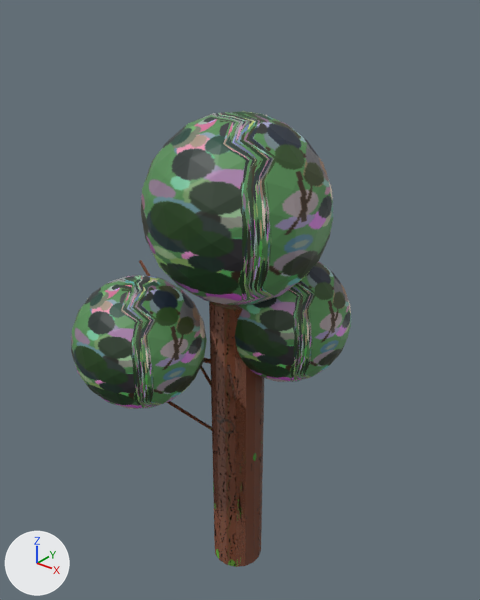
Two versions of the glTF model assets/models/trees/tree_10.glb, one commit apart.
Camera for both pictures: a 50 mm camera at (1.89, -2.34, 3.14) aimed at (-0.06, 0.09, 1.64). Arrows for +X, +Y and +Z are at lower left; the lights stay in place. Where no turn or scale is listed for an object, it has been applied to the vertices. Vertices at the same position are counted once.

The scene before the commit, as lines of its bpy script (objects in view):
```python
ob_tree_10_branch2 = bpy.data.objects.new('tree_10_branch2', me_tree_10_branch2)
ob_tree_10_branch2.location = (0.0, 0.0, 0.0)
ob_tree_10_crown0 = bpy.data.objects.new('tree_10_crown0', me_tree_10_crown0)
ob_tree_10_crown0.location = (0.0, 0.0, 0.0)
ob_tree_10_crown1 = bpy.data.objects.new('tree_10_crown1', me_tree_10_crown1)
ob_tree_10_crown1.location = (0.0, 0.0, 0.0)
ob_tree_10_crown2 = bpy.data.objects.new('tree_10_crown2', me_tree_10_crown2)
ob_tree_10_crown2.location = (0.0, 0.0, 0.0)
ob_tree_10_trunk = bpy.data.objects.new('tree_10_trunk', me_tree_10_trunk)
ob_tree_10_trunk.location = (0.0, 0.0, 0.0)
```
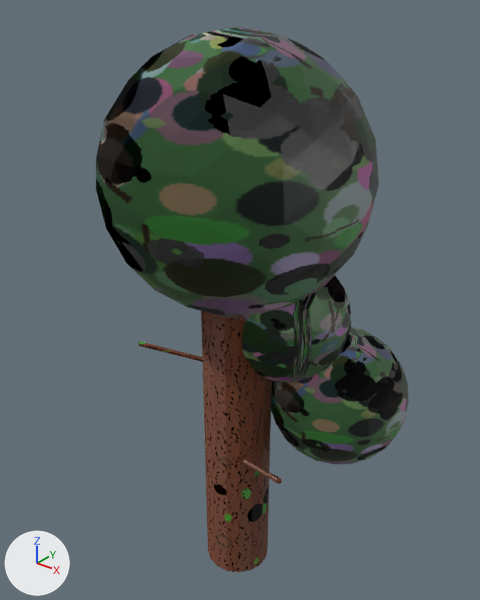
What changed in the scene script:
```text
Add img_tree_10_crown_bump:
    img_tree_10_crown_bump = load_image('tree_10_crown_bump', '_unpacked/tree_10_crown_bump', 256, 256, 'Non-Color')
Change mat_mat_tree_10_crown0:
    add n3 = _N.new('ShaderNodeNormalMap'); n3.name = 'Normal Map'
    add n3.uv_map = 'UVMap'
    add n4 = _N.new('ShaderNodeTexImage'); n4.name = 'Image Texture.001'
    add n4.image = img_tree_10_crown_bump
    where n0 = _N.new('ShaderNodeBsdfPrincipled'); n0.name = 'Principled BSDF'
    add _L.new(n3.outputs[0], n0.inputs[5])  # 'Normal' to 'Normal'
    add _L.new(n4.outputs[0], n3.inputs[1])  # 'Color' to 'Color'
Change mat_mat_tree_10_crown1:
    add n3 = _N.new('ShaderNodeNormalMap'); n3.name = 'Normal Map'
    add n3.uv_map = 'UVMap'
    add n4 = _N.new('ShaderNodeTexImage'); n4.name = 'Image Texture.001'
    add n4.image = img_tree_10_crown_bump
    where n0 = _N.new('ShaderNodeBsdfPrincipled'); n0.name = 'Principled BSDF'
    add _L.new(n3.outputs[0], n0.inputs[5])  # 'Normal' to 'Normal'
    add _L.new(n4.outputs[0], n3.inputs[1])  # 'Color' to 'Color'
Change mat_mat_tree_10_crown2:
    add n3 = _N.new('ShaderNodeNormalMap'); n3.name = 'Normal Map'
    add n3.uv_map = 'UVMap'
    add n4 = _N.new('ShaderNodeTexImage'); n4.name = 'Image Texture.001'
    add n4.image = img_tree_10_crown_bump
    where n0 = _N.new('ShaderNodeBsdfPrincipled'); n0.name = 'Principled BSDF'
    add _L.new(n3.outputs[0], n0.inputs[5])  # 'Normal' to 'Normal'
    add _L.new(n4.outputs[0], n3.inputs[1])  # 'Color' to 'Color'
Change me_tree_10_trunk:
    where me_tree_10_trunk.from_pydata(...)  # 34 vertices, 64 faces; spans x -0.14..0.14, y -0.14..0.14, z 0.0..1.71
    used by ob_tree_10_trunk; location = (0.0, 0.0, 0.0)
    me_tree_10_trunk part 1: the whole mesh is multiplied about the mesh origin by the matrix ((-1.115, 0.642, 0.0), (-0.642, -1.115, 0.0), (0.0, 0.0, 0.981))
Change me_tree_10_crown0:
    where me_tree_10_crown0.from_pydata(...)  # 162 vertices, 320 faces; spans x -0.452..0.452, y -0.452..0.452, z 1.706..2.61
    used by ob_tree_10_crown0; location = (0.0, 0.0, 0.0)
    me_tree_10_crown0 part 2: the whole mesh is turned -150.1 degrees about the z axis through its middle and scaled by 1.42, then moved by (0.0, 0.0, 0.157)
Change me_tree_10_crown1:
    where me_tree_10_crown1.from_pydata(...)  # 162 vertices, 320 faces; spans x -0.695..-0.016, y -0.691..-0.011, z 1.138..1.818
    used by ob_tree_10_crown1; location = (0.0, 0.0, 0.0)
    me_tree_10_crown1 part 3: the whole mesh is turned -150.1 degrees about the z axis through its middle and scaled by 1.13, then moved by (0.727, 0.779, -0.421)
Change me_tree_10_branch2:
    used by ob_tree_10_branch2; location = (0.0, 0.0, 0.0)
    remove me_tree_10_branch2.from_pydata(...)  # 26 vertices, 48 faces; spans x -0.621..0.007, y -0.083..0.008, z 0.88..1.772
    add me_tree_10_branch2.from_pydata(...)  # 26 vertices, 48 faces; spans x -0.009..0.381, y -0.008..0.436, z 1.027..1.057
    me_tree_10_branch2 part 4: 26 of 26 vertices moved; they spanned x -0.621..0.007, y -0.083..0.008, z 0.88..1.772 and now span x -0.009..0.381, y -0.008..0.436, z 1.027..1.057; mean shift (0.493, 0.252, -0.284); largest move (-0.621, -0.076, 1.763) -> (0.372, 0.428, 1.034)
```

Pixel boxes (x1, y1, x2, y2) of what changed, in the pictures (480 x 600 px):
'tree_10_crown0', surface changed, mesh turned
    before: (141, 111, 333, 305)
    after: (96, 27, 379, 316)
'tree_10_crown1', surface changed, mesh turned
    before: (71, 275, 207, 409)
    after: (271, 327, 409, 464)
'tree_10_trunk', reshaped (29% wider)
    before: (209, 301, 264, 567)
    after: (201, 311, 272, 572)
'tree_10_crown2', surface changed
    both: (235, 261, 351, 382)
'tree_10_branch2', reshaped (not visible afterwards)
    before: (139, 260, 211, 386)
